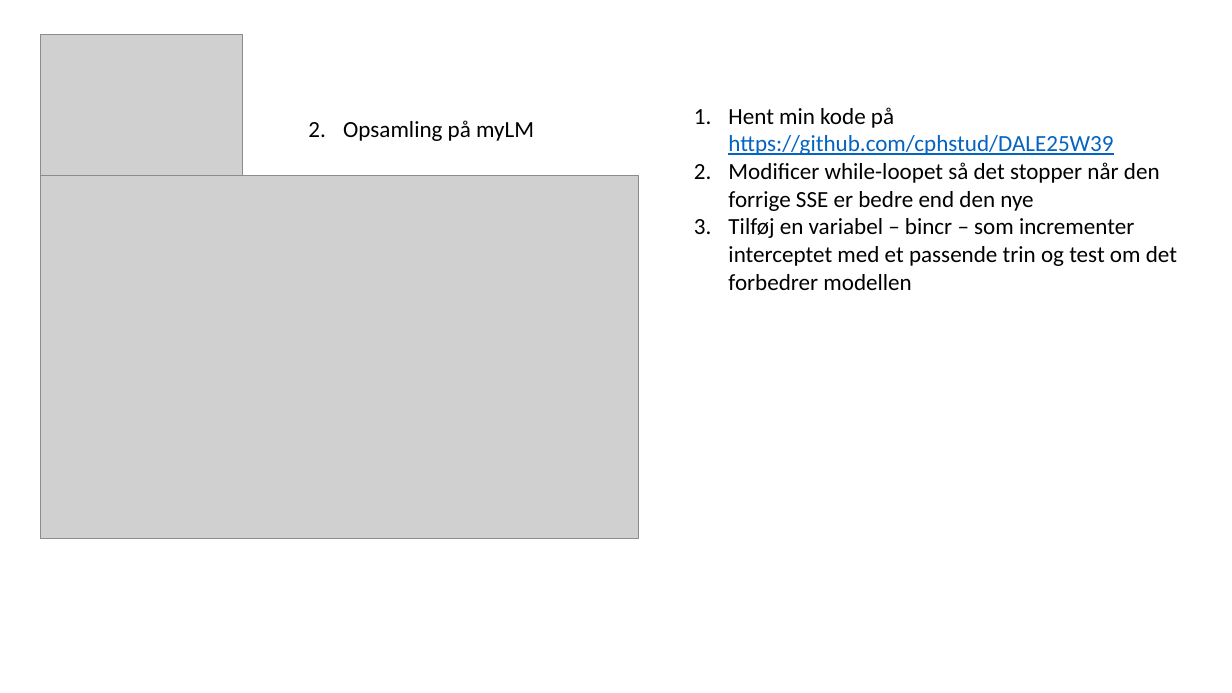
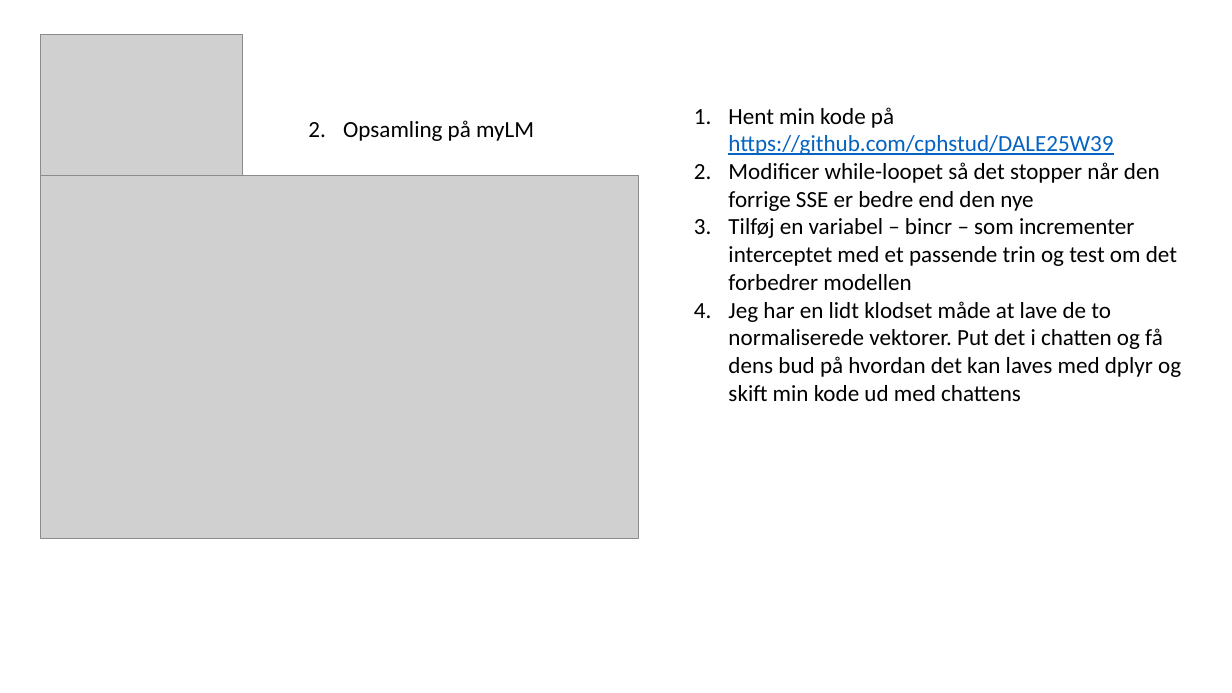
Before and after one commit to cphstud/DALE25W39, a slide deck: slide 4 of DALE25-W39-DSTAPI.pptx. Drawn at 1232x693 pixels with LibreOffice and Linux fonts; fonts in the diff are those of the drawing; grey boxes stand for pictures. Boxes give left, top, right and bottom in pixels: in the first picture for what was removed or moved away, otherwise in the second. Text is boxed around its words. In the diff, an @@ line names an element or a change of style, - is before the commit and + after.

```diff
--- a/DALE25-W39-DSTAPI.pptx
+++ b/DALE25-W39-DSTAPI.pptx
@@ text at box(728, 301, 1181, 401): paragraph added @@
+4. Jeg har en lidt klodset måde at lave de to normaliserede vektorer. Put det i chatten og få dens bud på hvordan det kan laves med dplyr og skift min kode ud med chattens
```
Also in this commit, not shown: 3 other slides changed, 2 slides added, 1 slide removed.
